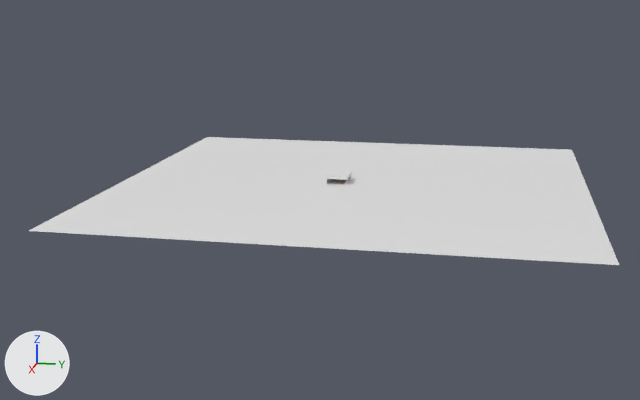
An edit to the Blender file silent hill/cafe/cafe.blend, drawn before and after from the same camera.
One viewpoint serves both versions: a 50 mm camera at (409.0, 73.0, 93.0) aimed at (6.0, -8.0, -8.0). Lighting does not change. The marker at lower left points along +X, +Y and +Z.

In view in the first picture: 'celling', 'ground'.
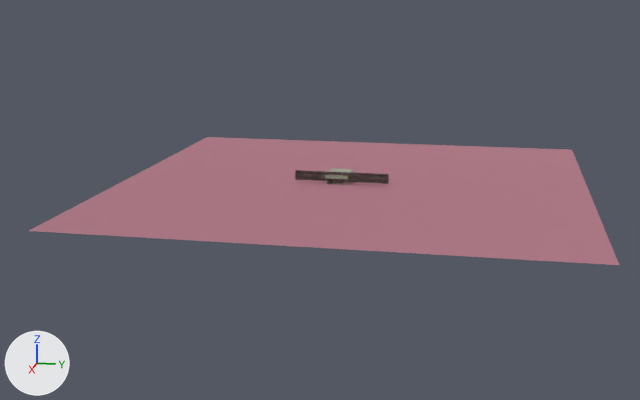
Where the newer file only moved an object's origin or applied its transform, the numbers keep the older frame.

Changed parts and their boxes (x1, y1, x2, y2) in the pictures (640 x 400 px):
```json
{"object": "ground", "change": "recoloured", "before": [29, 137, 619, 265], "after": [29, 137, 619, 265], "on screen": "white to pink"}
{"object": "left_wall", "change": "shown", "after": [295, 170, 389, 184], "on screen": "brown"}
{"object": "celling", "change": "moved", "before": [326, 170, 352, 180], "after": [325, 168, 353, 179]}
```

The change, as JSON lines over the scene's bpy script:
```json
{"op": "add", "block": "img_tex_floor__copy__png", "code": ["img_tex_floor__copy__png = load_image('tex_floor (copy).png', 'texture/tex_floor (copy).png', 1176, 1176, 'sRGB')"]}
{"op": "add", "block": "mat_mat_ground", "code": ["mat_mat_ground = bpy.data.materials.new('mat_ground')", "# uses the picture img_tex_floor__copy__png"]}
{"block": "me_plane_001", "where": "me_plane_001.from_pydata(...)  # 4 vertices, 1 face; spans x -1.0..1.0, y -1.0..1.0, z 0.0"}
{"op": "add", "block": "me_plane_001", "code": "me_plane_001.materials.append(mat_mat_ground)"}
{"op": "set", "path": "ob_celling.location", "old": "(-0.8, 0.8, 3.1)", "new": "(-1.2, 0.8, 3.5)"}
{"op": "remove", "block": "ob_left_wall", "code": "ob_left_wall.hide_viewport = True"}
```
